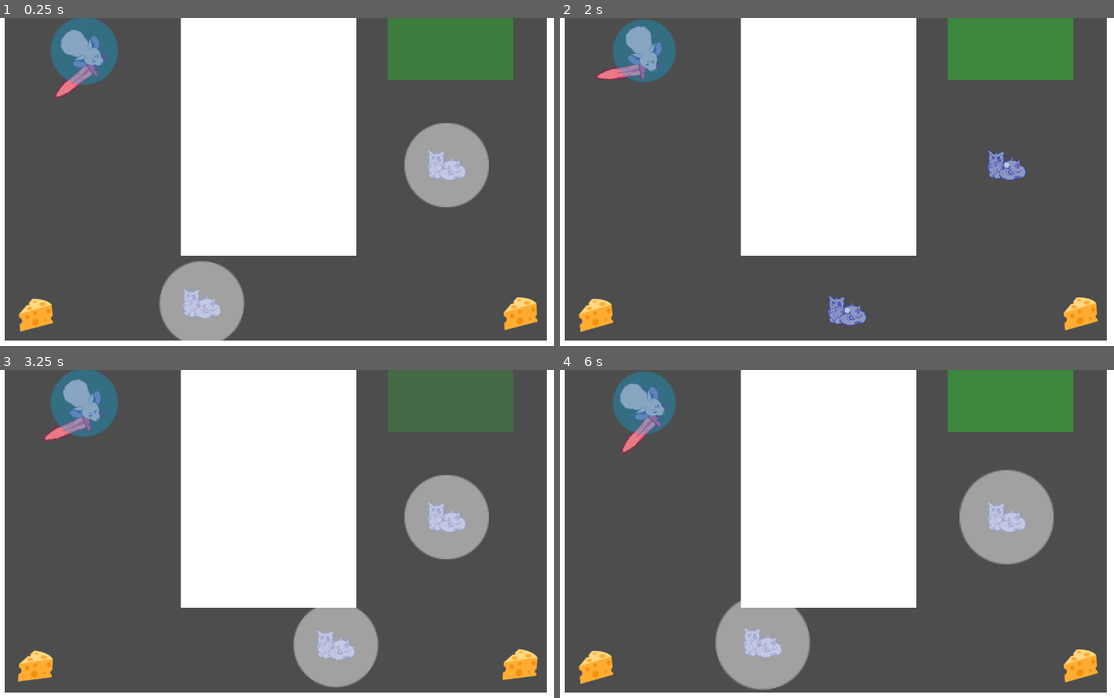
Above: before the commit, frames 1-4 (two rows, left to right).
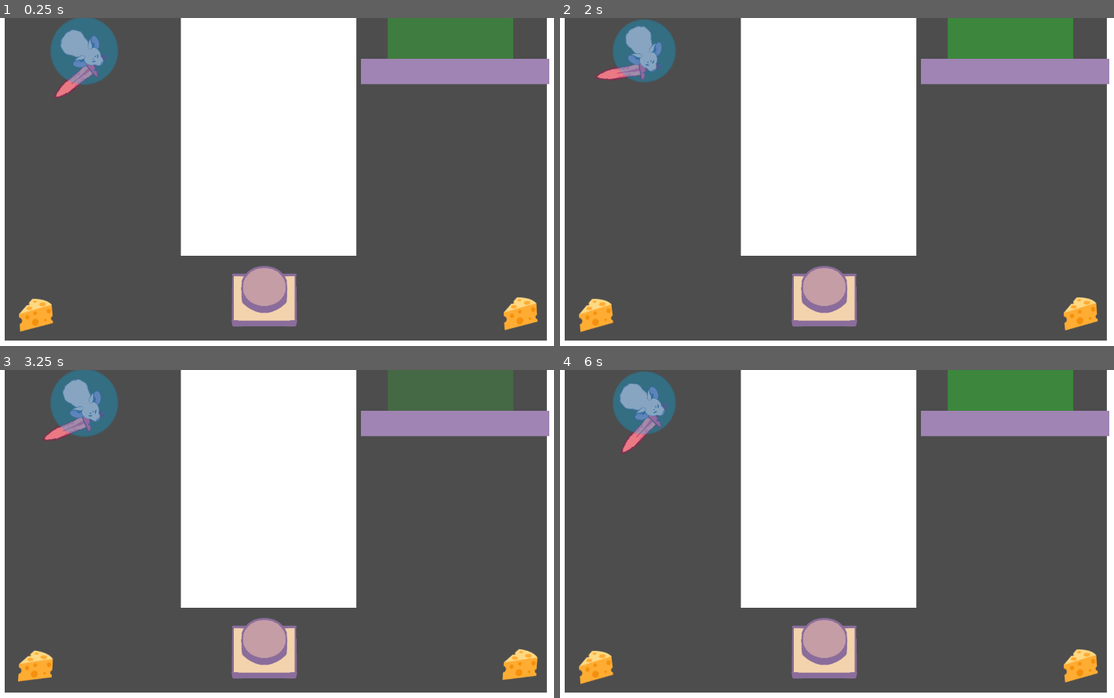
Above: after the commit, the same moments.

Repository: antimundo/rat-and-furrius
Game: Godot game, scene res://scenes/gameplay/levels/prototype_1.tscn
The game is run twice, just before and just after one commit, with the same random seed, the same clock (stepped at 60 frames per second) and the same inputs. This scene is started directly instead of the project's main scene. Sound files missing from this copy of the repository are replaced by a short silence.
Inputs (mouse positions are in pixels of both pictures, inside the frame that each line leads up to):
- Up to frame 1 (0.25 s): no input
- Up to frame 2 (2 s): move the mouse to (981, 175) at 0.52 s; move the mouse to (720, 211) at 1.27 s
- Up to frame 3 (3.25 s): move the mouse to (349, 468) at 2.02 s; move the mouse to (254, 616) at 2.77 s
- Up to frame 4 (6 s): move the mouse to (1030, 599) at 3.52 s; move the mouse to (654, 494) at 4.27 s; move the mouse to (875, 547) at 5.02 s; move the mouse to (748, 458) at 5.77 s

The runs differ from the first frame. In frame 1, 11% of the frame differs, in the area x 28-100%, y 12-99%; in frame 2, 5.2%; in frame 3, 11%; in frame 4, 12%, in the area x 28-100%, y 12-98%.

Commit message:
Add buttons and doors

Diff:
--- a/scenes/gameplay/levels/prototype_1.tscn
+++ b/scenes/gameplay/levels/prototype_1.tscn
@@ -1,30 +1,23 @@
-[gd_scene load_steps=10 format=3 uid="uid://fulqqggki2ng"]
+[gd_scene load_steps=9 format=3 uid="uid://fulqqggki2ng"]
 
 [ext_resource type="PackedScene" uid="uid://bijr1niobi180" path="res://scenes/gameplay/player/player.tscn" id="1_cw13g"]
 [ext_resource type="Script" path="res://scenes/gameplay/level_manager.gd" id="1_vq4qc"]
 [ext_resource type="Texture2D" uid="uid://dkcvyxgemb5eo" path="res://assets/sprites/square.svg" id="2_milvi"]
+[ext_resource type="PackedScene" uid="uid://civfs86jhk8a2" path="res://scenes/gameplay/props/door.tscn" id="3_i0yuo"]
 [ext_resource type="PackedScene" uid="uid://xebbo3bo5tth" path="res://scenes/gameplay/props/goal.tscn" id="3_ue43w"]
-[ext_resource type="PackedScene" uid="uid://bd1gi8jk1bb2o" path="res://scenes/gameplay/enemies/sleepy_cat.tscn" id="5_kbuvp"]
+[ext_resource type="PackedScene" uid="uid://chov81hcsj8vx" path="res://scenes/gameplay/props/button.tscn" id="4_8kjg3"]
 [ext_resource type="PackedScene" uid="uid://bxanlhtgoexvp" path="res://scenes/gameplay/props/time_cheese.tscn" id="6_lmhf1"]
 
 [sub_resource type="RectangleShape2D" id="RectangleShape2D_asw6l"]
 size = Vector2(64, 64)
-
-[sub_resource type="Curve2D" id="Curve2D_uyjxd"]
-_data = {
-"points": PackedVector2Array(-0.8909, -27.5077, 0.8909, 27.5077, 0, 0, 0.334999, 42.4725, -0.334999, -42.4725, 300, 0, 0, -32.8017, 0, 32.8017, 0, 0)
-}
-point_count = 3
-
-[sub_resource type="Curve2D" id="Curve2D_11wuo"]
 
 [node name="prototype" type="Node2D"]
 script = ExtResource("1_vq4qc")
 
 [node name="Level" type="Node2D" parent="."]
 
-[node name="Player" parent="Level" instance=ExtResource("1_cw13g")]
-position = Vector2(231, 67)
+[node name="Goal" parent="Level" instance=ExtResource("3_ue43w")]
+position = Vector2(978, -2)
 
 [node name="Wall" type="Sprite2D" parent="Level"]
 position = Vector2(607, 199)
@@ -66,16 +59,14 @@
 [node name="CollisionShape2D" type="CollisionShape2D" parent="Level/Wall4/StaticBody2D"]
 shape = SubResource("RectangleShape2D_asw6l")
 
-[node name="Goal" parent="Level" instance=ExtResource("3_ue43w")]
-position = Vector2(978, -2)
+[node name="Door" parent="Level" instance=ExtResource("3_i0yuo")]
+position = Vector2(987, 109)
 
-[node name="SleepyCat" parent="Level" instance=ExtResource("5_kbuvp")]
-position = Vector2(450, 570)
-curve = SubResource("Curve2D_uyjxd")
+[node name="Button" parent="Level" instance=ExtResource("4_8kjg3")]
+position = Vector2(600, 567)
 
-[node name="SleepyCat2" parent="Level" instance=ExtResource("5_kbuvp")]
-position = Vector2(970, 300)
-curve = SubResource("Curve2D_11wuo")
+[node name="Player" parent="Level" instance=ExtResource("1_cw13g")]
+position = Vector2(231, 67)
 
 [node name="Cheese" type="Node2D" parent="."]
 
@@ -86,3 +77,5 @@
 position = Vector2(1120, 601)
 
 [connection signal="player_entered_goal" from="Level/Goal" to="." method="_on_player_entered_goal"]
+[connection signal="door_closed" from="Level/Door" to="Level/Button" method="reset_button"]
+[connection signal="button_pressed" from="Level/Button" to="Level/Door" method="open_door"]
--- /dev/null
+++ b/scenes/gameplay/levels/prototype_door.tscn
@@ -0,0 +1,88 @@
+[gd_scene load_steps=10 format=3 uid="uid://ceovekxlo2iym"]
+
+[ext_resource type="Script" path="res://scenes/gameplay/level_manager.gd" id="1_drerf"]
+[ext_resource type="PackedScene" uid="uid://bijr1niobi180" path="res://scenes/gameplay/player/player.tscn" id="2_ubcua"]
+[ext_resource type="Texture2D" uid="uid://dkcvyxgemb5eo" path="res://assets/sprites/square.svg" id="3_ydsie"]
+[ext_resource type="PackedScene" uid="uid://xebbo3bo5tth" path="res://scenes/gameplay/props/goal.tscn" id="4_curif"]
+[ext_resource type="PackedScene" uid="uid://bd1gi8jk1bb2o" path="res://scenes/gameplay/enemies/sleepy_cat.tscn" id="5_p2xex"]
+[ext_resource type="PackedScene" uid="uid://bxanlhtgoexvp" path="res://scenes/gameplay/props/time_cheese.tscn" id="6_qifns"]
+
+[sub_resource type="RectangleShape2D" id="RectangleShape2D_asw6l"]
+size = Vector2(64, 64)
+
+[sub_resource type="Curve2D" id="Curve2D_uyjxd"]
+_data = {
+"points": PackedVector2Array(-0.8909, -27.5077, 0.8909, 27.5077, 0, 0, 0.334999, 42.4725, -0.334999, -42.4725, 300, 0, 0, -32.8017, 0, 32.8017, 0, 0)
+}
+point_count = 3
+
+[sub_resource type="Curve2D" id="Curve2D_11wuo"]
+
+[node name="prototype" type="Node2D"]
+script = ExtResource("1_drerf")
+
+[node name="Level" type="Node2D" parent="."]
+
+[node name="Player" parent="Level" instance=ExtResource("2_ubcua")]
+position = Vector2(231, 67)
+
+[node name="Wall" type="Sprite2D" parent="Level"]
+position = Vector2(607, 199)
+scale = Vector2(5.59, 8.95)
+texture = ExtResource("3_ydsie")
+
+[node name="StaticBody2D" type="StaticBody2D" parent="Level/Wall"]
+
+[node name="CollisionShape2D" type="CollisionShape2D" parent="Level/Wall/StaticBody2D"]
+shape = SubResource("RectangleShape2D_asw6l")
+
+[node name="Wall2" type="Sprite2D" parent="Level"]
+position = Vector2(-33, 312)
+scale = Vector2(3.19, 10.95)
+texture = ExtResource("3_ydsie")
+
+[node name="StaticBody2D" type="StaticBody2D" parent="Level/Wall2"]
+
+[node name="CollisionShape2D" type="CollisionShape2D" parent="Level/Wall2/StaticBody2D"]
+shape = SubResource("RectangleShape2D_asw6l")
+
+[node name="Wall3" type="Sprite2D" parent="Level"]
+position = Vector2(1276, 334)
+scale = Vector2(3.19, 10.95)
+texture = ExtResource("3_ydsie")
+
+[node name="StaticBody2D" type="StaticBody2D" parent="Level/Wall3"]
+
+[node name="CollisionShape2D" type="CollisionShape2D" parent="Level/Wall3/StaticBody2D"]
+shape = SubResource("RectangleShape2D_asw6l")
+
+[node name="Wall4" type="Sprite2D" parent="Level"]
+position = Vector2(653, 745)
+scale = Vector2(21.4942, 2.71)
+texture = ExtResource("3_ydsie")
+
+[node name="StaticBody2D" type="StaticBody2D" parent="Level/Wall4"]
+
+[node name="CollisionShape2D" type="CollisionShape2D" parent="Level/Wall4/StaticBody2D"]
+shape = SubResource("RectangleShape2D_asw6l")
+
+[node name="Goal" parent="Level" instance=ExtResource("4_curif")]
+position = Vector2(978, -2)
+
+[node name="SleepyCat" parent="Level" instance=ExtResource("5_p2xex")]
+position = Vector2(450, 570)
+curve = SubResource("Curve2D_uyjxd")
+
+[node name="SleepyCat2" parent="Level" instance=ExtResource("5_p2xex")]
+position = Vector2(970, 300)
+curve = SubResource("Curve2D_11wuo")
+
+[node name="Cheese" type="Node2D" parent="."]
+
+[node name="TimeCheese" parent="Cheese" instance=ExtResource("6_qifns")]
+position = Vector2(132, 604)
+
+[node name="TimeCheese2" parent="Cheese" instance=ExtResource("6_qifns")]
+position = Vector2(1120, 601)
+
+[connection signal="player_entered_goal" from="Level/Goal" to="." method="_on_player_entered_goal"]
--- /dev/null
+++ b/scenes/gameplay/props/button.gd
@@ -0,0 +1,20 @@
+extends Sprite2D
+## Generic button, emits "button_pressed" signal when clicked
+
+signal button_pressed
+
+@onready var released_button = load("res://assets/sprites/Button1.png")
+@onready var pressed_button: Texture = load("res://assets/sprites/Button2.png")
+@onready var audio: AudioStreamPlayer = $AudioStreamPlayer
+@onready var area: Area2D = $Area2D
+
+func _on_area_2d_body_entered(body: Node2D) -> void:
+	if body.is_in_group("player"):
+		audio.play()
+		self.texture = pressed_button
+		area.set_deferred("monitoring", false)
+		button_pressed.emit()
+
+func reset_button() -> void:
+	self.texture = released_button
+	area.monitoring = true
--- /dev/null
+++ b/scenes/gameplay/props/button.tscn
@@ -0,0 +1,23 @@
+[gd_scene load_steps=5 format=3 uid="uid://chov81hcsj8vx"]
+
+[ext_resource type="Texture2D" uid="uid://cwwyfi1rba1hi" path="res://assets/sprites/Button1.png" id="1_whgg7"]
+[ext_resource type="Script" path="res://scenes/gameplay/props/button.gd" id="2_gfnmk"]
+[ext_resource type="AudioStream" uid="uid://byqryh54qat26" path="res://assets/audio/mouse_snap.ogg" id="3_kln82"]
+
+[sub_resource type="RectangleShape2D" id="RectangleShape2D_6rbov"]
+size = Vector2(150, 150)
+
+[node name="Button" type="Sprite2D"]
+scale = Vector2(0.62, 0.62)
+texture = ExtResource("1_whgg7")
+script = ExtResource("2_gfnmk")
+
+[node name="Area2D" type="Area2D" parent="."]
+
+[node name="CollisionShape2D" type="CollisionShape2D" parent="Area2D"]
+shape = SubResource("RectangleShape2D_6rbov")
+
+[node name="AudioStreamPlayer" type="AudioStreamPlayer" parent="."]
+stream = ExtResource("3_kln82")
+
+[connection signal="body_entered" from="Area2D" to="." method="_on_area_2d_body_entered"]
--- /dev/null
+++ b/scenes/gameplay/props/door.gd
@@ -0,0 +1,38 @@
+@tool
+extends Node2D
+## Animated door that blocks level exits. It can open left or right
+
+signal door_opened
+signal door_closed
+
+@export var slide_to: DOOR_ANIMATIONS
+@export var open_for_seconds: float = 2.
+
+enum DOOR_ANIMATIONS { slide_left, slide_right }
+const DOOR_OPEN_ANIMATION_NAMES = {
+	DOOR_ANIMATIONS.slide_left: "slide_left",
+	DOOR_ANIMATIONS.slide_right: "slide_right"
+}
+const DOOR_CLOSE_ANIMATION_NAMES = {
+	DOOR_ANIMATIONS.slide_left: "slide_left_close",
+	DOOR_ANIMATIONS.slide_right: "slide_right_close"
+}
+
+@onready var animation: AnimationPlayer = $Sprite2D/AnimationPlayer
+@onready var timer: Timer = $Timer
+
+func _ready() -> void:
+	timer.connect("timeout", close_door)
+
+func open_door() -> void:
+	animation.current_animation = DOOR_OPEN_ANIMATION_NAMES[slide_to]
+	animation.play()
+	await animation.animation_finished
+	door_opened.emit()
+	timer.start(open_for_seconds)
+
+func close_door() -> void:
+	animation.current_animation = DOOR_CLOSE_ANIMATION_NAMES[slide_to]
+	animation.play()
+	await animation.animation_finished
+	door_closed.emit()
--- /dev/null
+++ b/scenes/gameplay/props/door.tscn
@@ -0,0 +1,175 @@
+[gd_scene load_steps=10 format=3 uid="uid://civfs86jhk8a2"]
+
+[ext_resource type="Texture2D" uid="uid://dkcvyxgemb5eo" path="res://assets/sprites/square.svg" id="1_4dqxa"]
+[ext_resource type="Script" path="res://scenes/gameplay/props/door.gd" id="1_m2k8k"]
+
+[sub_resource type="RectangleShape2D" id="RectangleShape2D_asw6l"]
+size = Vector2(64, 64)
+
+[sub_resource type="Animation" id="Animation_5a5wn"]
+length = 0.001
+tracks/0/type = "value"
+tracks/0/imported = false
+tracks/0/enabled = true
+tracks/0/path = NodePath(".:position")
+tracks/0/interp = 1
+tracks/0/loop_wrap = true
+tracks/0/keys = {
+"times": PackedFloat32Array(0),
+"transitions": PackedFloat32Array(1),
+"update": 0,
+"values": [Vector2(0, 0)]
+}
+tracks/1/type = "value"
+tracks/1/imported = false
+tracks/1/enabled = true
+tracks/1/path = NodePath(".:scale")
+tracks/1/interp = 1
+tracks/1/loop_wrap = true
+tracks/1/keys = {
+"times": PackedFloat32Array(0),
+"transitions": PackedFloat32Array(1),
+"update": 0,
+"values": [Vector2(6.00986, 0.816184)]
+}
+
+[sub_resource type="Animation" id="Animation_mqsiy"]
+resource_name = "slide_left"
+tracks/0/type = "value"
+tracks/0/imported = false
+tracks/0/enabled = true
+tracks/0/path = NodePath(".:position")
+tracks/0/interp = 2
+tracks/0/loop_wrap = true
+tracks/0/keys = {
+"times": PackedFloat32Array(0, 1),
+"transitions": PackedFloat32Array(0.5, 0.5),
+"update": 0,
+"values": [Vector2(0, 0), Vector2(-350, 0)]
+}
+tracks/1/type = "value"
+tracks/1/imported = false
+tracks/1/enabled = true
+tracks/1/path = NodePath(".:scale")
+tracks/1/interp = 2
+tracks/1/loop_wrap = true
+tracks/1/keys = {
+"times": PackedFloat32Array(0, 0.3, 0.6),
+"transitions": PackedFloat32Array(0.5, 0.5, 0.5),
+"update": 0,
+"values": [Vector2(6.00986, 0.816184), Vector2(6.01, 0.666), Vector2(6.00986, 0.816184)]
+}
+
+[sub_resource type="Animation" id="Animation_bmipy"]
+resource_name = "slide_left_close"
+length = 0.4
+step = 0.05
+tracks/0/type = "value"
+tracks/0/imported = false
+tracks/0/enabled = true
+tracks/0/path = NodePath(".:position")
+tracks/0/interp = 2
+tracks/0/loop_wrap = true
+tracks/0/keys = {
+"times": PackedFloat32Array(0, 0.4),
+"transitions": PackedFloat32Array(-2, 1),
+"update": 0,
+"values": [Vector2(-350, 0), Vector2(0, 0)]
+}
+tracks/1/type = "value"
+tracks/1/imported = false
+tracks/1/enabled = true
+tracks/1/path = NodePath(".:scale")
+tracks/1/interp = 2
+tracks/1/loop_wrap = true
+tracks/1/keys = {
+"times": PackedFloat32Array(0, 0.2, 0.4),
+"transitions": PackedFloat32Array(1, 1, 1),
+"update": 0,
+"values": [Vector2(6.00986, 0.816184), Vector2(6.01, 0.531), Vector2(6.00986, 0.816184)]
+}
+
+[sub_resource type="Animation" id="Animation_x6jg8"]
+resource_name = "slide_right"
+tracks/0/type = "value"
+tracks/0/imported = false
+tracks/0/enabled = true
+tracks/0/path = NodePath(".:position")
+tracks/0/interp = 2
+tracks/0/loop_wrap = true
+tracks/0/keys = {
+"times": PackedFloat32Array(0, 1),
+"transitions": PackedFloat32Array(0.5, 0.5),
+"update": 0,
+"values": [Vector2(0, 0), Vector2(350, 0)]
+}
+tracks/1/type = "value"
+tracks/1/imported = false
+tracks/1/enabled = true
+tracks/1/path = NodePath(".:scale")
+tracks/1/interp = 2
+tracks/1/loop_wrap = true
+tracks/1/keys = {
+"times": PackedFloat32Array(0, 0.3, 0.6),
+"transitions": PackedFloat32Array(0.5, 0.5, 0.5),
+"update": 0,
+"values": [Vector2(6.00986, 0.816184), Vector2(6.01, 0.666), Vector2(6.00986, 0.816184)]
+}
+
+[sub_resource type="Animation" id="Animation_srj5q"]
+resource_name = "slide_right_close"
+length = 0.4
+tracks/0/type = "value"
+tracks/0/imported = false
+tracks/0/enabled = true
+tracks/0/path = NodePath(".:position")
+tracks/0/interp = 2
+tracks/0/loop_wrap = true
+tracks/0/keys = {
+"times": PackedFloat32Array(0, 0.4),
+"transitions": PackedFloat32Array(0.5, 0.5),
+"update": 0,
+"values": [Vector2(350, 0), Vector2(0, 0)]
+}
+tracks/1/type = "value"
+tracks/1/imported = false
+tracks/1/enabled = true
+tracks/1/path = NodePath(".:scale")
+tracks/1/interp = 2
+tracks/1/loop_wrap = true
+tracks/1/keys = {
+"times": PackedFloat32Array(0, 0.2, 0.4),
+"transitions": PackedFloat32Array(0.5, 0.5, 0.5),
+"update": 0,
+"values": [Vector2(6.00986, 0.816184), Vector2(6.01, 0.531), Vector2(6.00986, 0.816184)]
+}
+
+[sub_resource type="AnimationLibrary" id="AnimationLibrary_crob5"]
+_data = {
+"RESET": SubResource("Animation_5a5wn"),
+"slide_left": SubResource("Animation_mqsiy"),
+"slide_left_close": SubResource("Animation_bmipy"),
+"slide_right": SubResource("Animation_x6jg8"),
+"slide_right_close": SubResource("Animation_srj5q")
+}
+
+[node name="Door" type="Node2D"]
+script = ExtResource("1_m2k8k")
+
+[node name="Sprite2D" type="Sprite2D" parent="."]
+modulate = Color(0.627451, 0.517647, 0.701961, 1)
+scale = Vector2(6.00986, 0.816184)
+texture = ExtResource("1_4dqxa")
+
+[node name="StaticBody2D" type="StaticBody2D" parent="Sprite2D"]
+
+[node name="CollisionShape2D" type="CollisionShape2D" parent="Sprite2D/StaticBody2D"]
+shape = SubResource("RectangleShape2D_asw6l")
+
+[node name="AnimationPlayer" type="AnimationPlayer" parent="Sprite2D"]
+libraries = {
+"": SubResource("AnimationLibrary_crob5")
+}
+
+[node name="Timer" type="Timer" parent="."]
+one_shot = true
